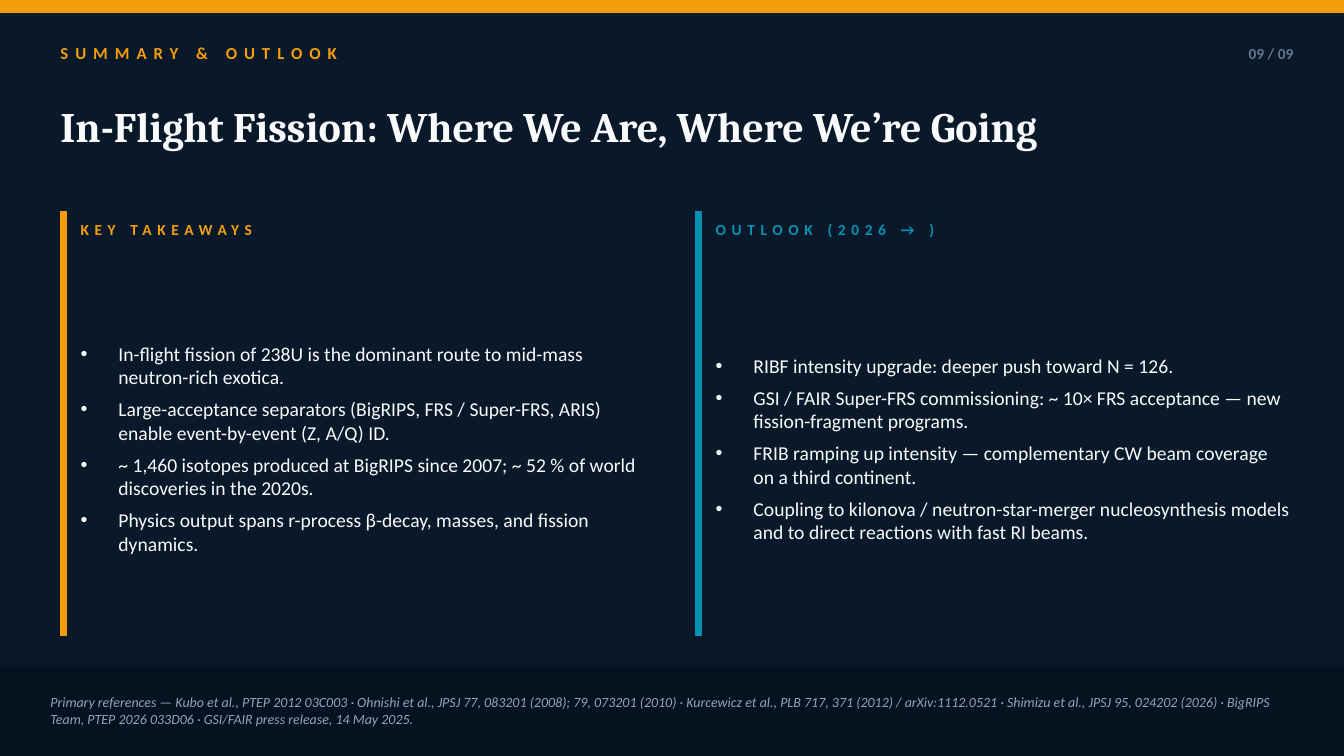
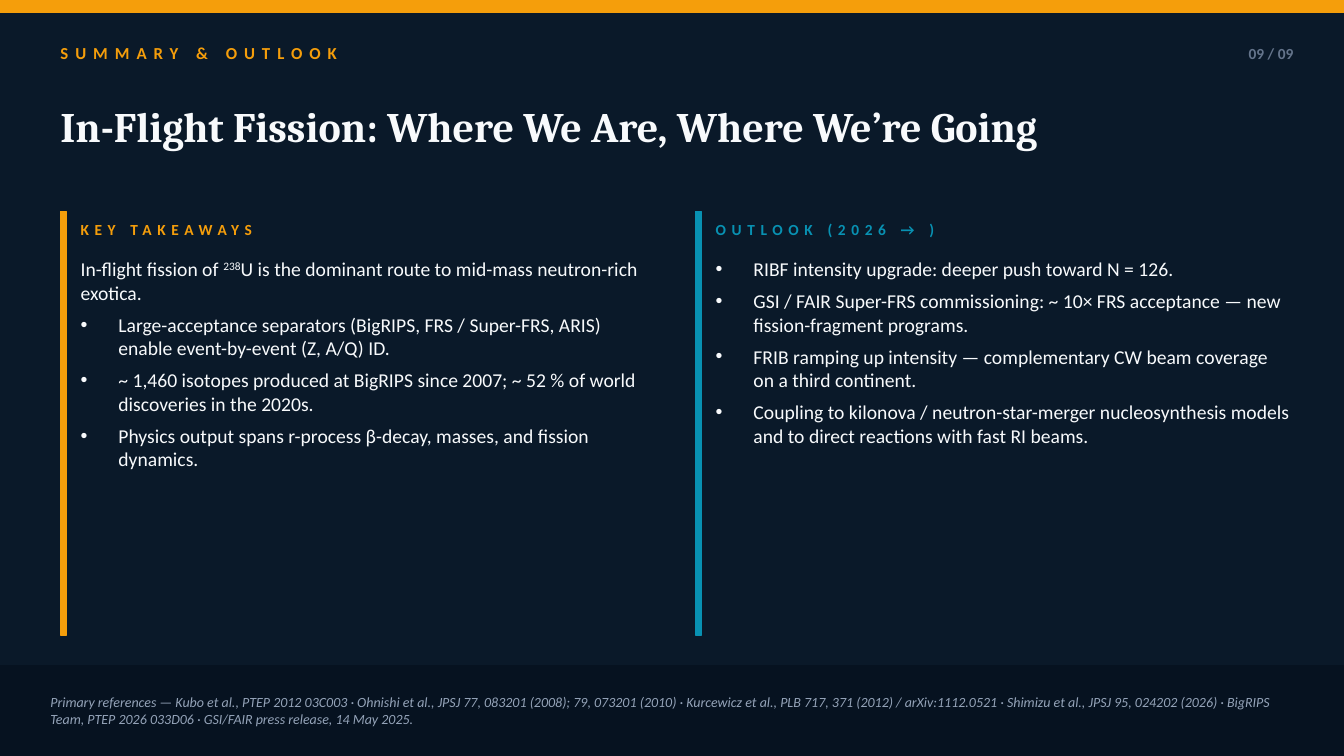
Before and after one commit to Edfghdrtxxx/OrbitOS, a slide deck: slide 9 of 50_Resources/Physics/InFlightFission/InFlightFission_Intro.pptx. Drawn at 1344x756 pixels with LibreOffice and Linux fonts; fonts in the diff are those of the drawing. Boxes give left, top, right and bottom in pixels: in the first picture for what was removed or moved away, otherwise in the second. Text is boxed around its words. In the diff, an @@ line names an element or a change of style, - is before the commit and + after.

```diff
--- a/50_Resources/Physics/InFlightFission/InFlightFission_Intro.pptx
+++ b/50_Resources/Physics/InFlightFission/InFlightFission_Intro.pptx
@@ text "In-flight fission of 238U is ..." at (81, 262, 637, 469): vertical alignment middle to top @@
@@ text at (81, 262, 637, 300): now superscript in "238U" @@
@@ text "RIBF intensity upgrade: deeper push ..." at (753, 262, 1289, 443): vertical alignment middle to top @@
```
Also in this commit, not shown: 7 other slides changed.
